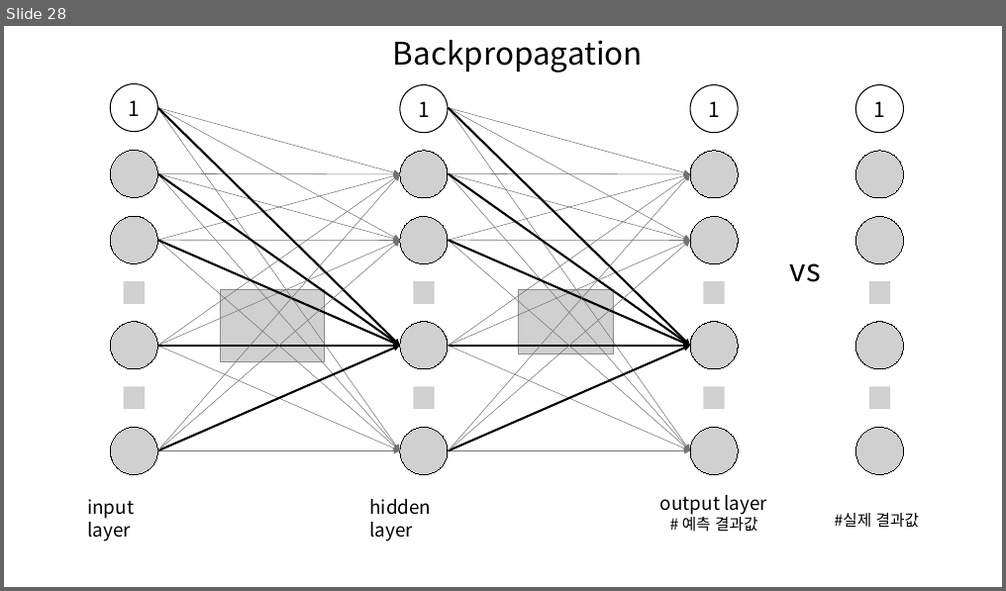
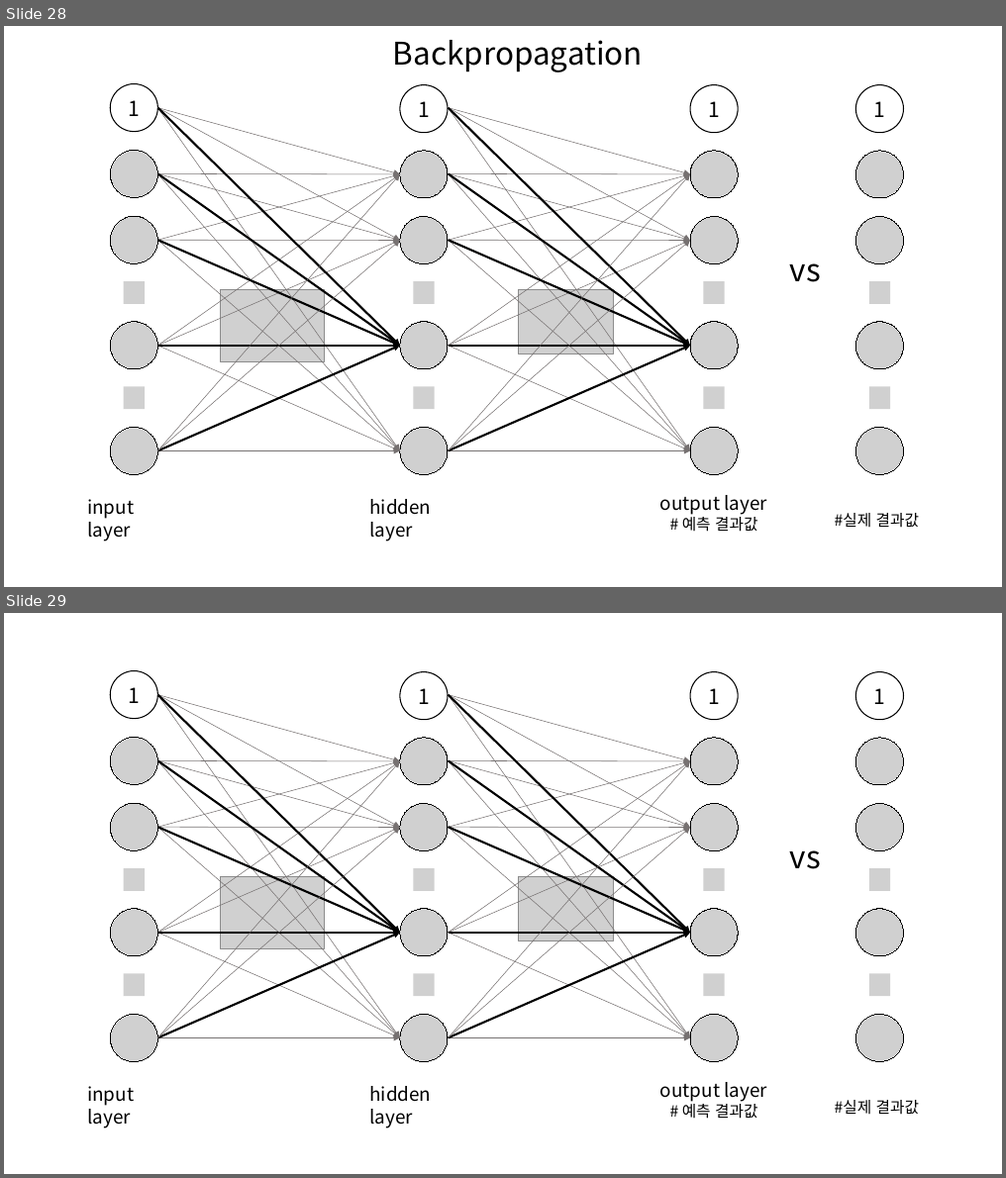
Before and after one commit to JeongJaeyoung/iintheworld-update1, a slide deck: main/iandcomputer/design-control/img/나와 컴퓨터 이미지 자료풀.pptx. Shown one above the other, each under a label of ours: slide 28 before the commit, slides 28 and 29 after it. The pictures are 1006x591 and 1006x1178 pixels, drawn with LibreOffice and Linux fonts; fonts in the diff are those of the drawing; grey boxes stand for pictures. Boxes give left, top, right and bottom in pixels: in the first picture for what was removed or moved away, otherwise in the second. Text is boxed around its words. In the diff, an @@ line names an element or a change of style, - is before the commit and + after.

```diff
--- a/main/iandcomputer/design-control/img/나와 컴퓨터 이미지 자료풀.pptx
+++ b/main/iandcomputer/design-control/img/나와 컴퓨터 이미지 자료풀.pptx
@@ slide 29 added at <box>4,613,1002,1174</box>, background #FFFFFF @@
@@ group added at <box>110,670,904,1062</box>: 40 arrows, 26 pictures, 4 ellipses, 1 text @@
+1
+1
+1
+1
+vs
@@ text added at <box>87,1086,134,1129</box>, 18 pt, text #000000 @@
+input layer
@@ text added at <box>369,1086,431,1129</box>, 18 pt, text #000000 @@
+hidden layer
@@ text added at <box>660,1082,768,1119</box>, 18 pt, text #000000 @@
+output layer
+# 예측 결과값
@@ text added at <box>835,1100,919,1115</box>, 15 pt, text #000000 @@
+#실제 결과값
```
Also in this commit, not shown: 1 other slide added, 5 other files.
